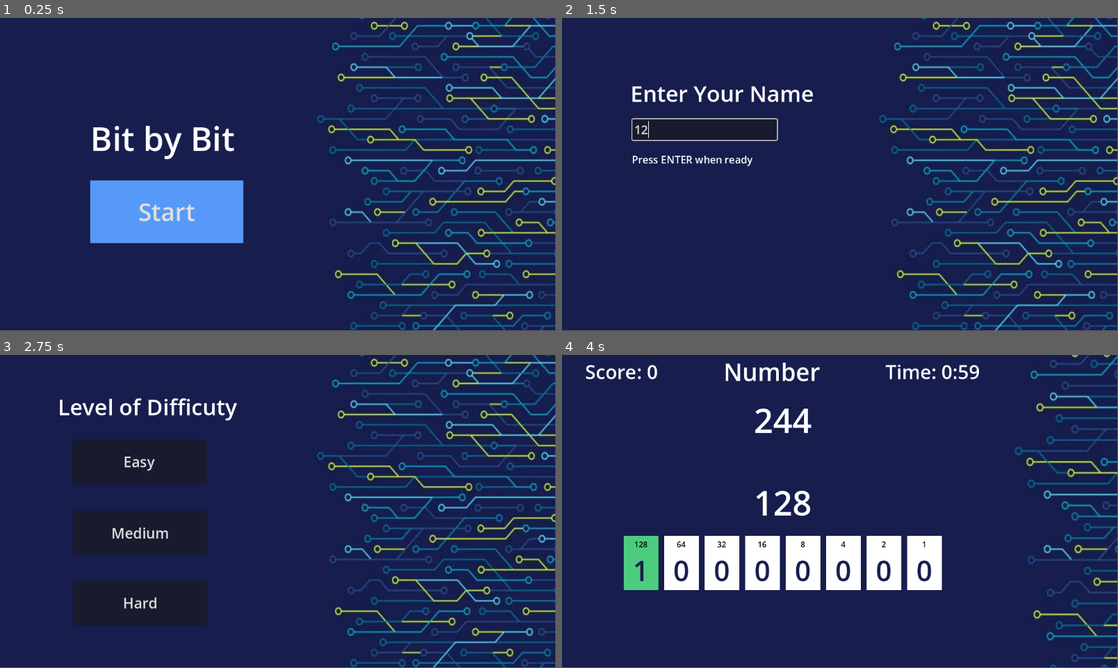
Above: before the commit, frames 1-4 (two rows, left to right).
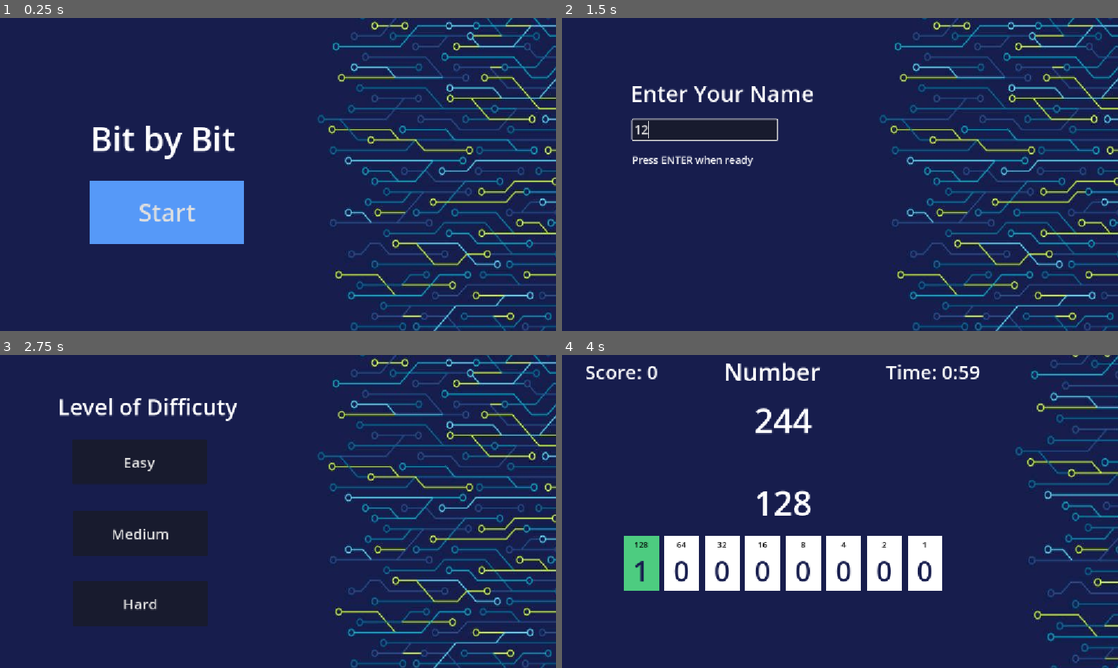
Above: after the commit, the same moments.

Repository: syddddddd/COMP4900_Project2
Game: Godot game, scene res://HomePage.tscn
Two runs of this game, one before a commit and one after it. Both use one fixed random seed, a clock stepped at 60 frames per second and the inputs below.
Inputs (mouse positions are in pixels of both pictures, inside the frame that each line leads up to):
- Up to frame 1 (0.25 s): no input
- Up to frame 2 (1.5 s): click "Start" at 0.5 s; click (706, 130) at 1.27 s; type "12" at 1.35 s
- Up to frame 3 (2.75 s): tap Enter (ui_accept) at 2, 2.27 s; move the mouse to (400, 495) at 2.02 s; click (400, 495) at 2.17 s
- Up to frame 4 (4 s): click "Easy" at 2.75 s; tap Space at 3.5 s; move the mouse to (639, 561) at 3.52 s; click (639, 561) at 3.67 s; tap Enter (ui_accept) at 3.77 s
In our replay, the window is 799x449 before the commit and 800x450 after it. These sizes can differ from the game's own. Grey fills any space a smaller window leaves; there, only what the larger window draws over its background counts as a difference.

The runs differ from the first frame. In frame 1, 5.6% of the frame differs, in the area x 16-100%, y 0-100%; in frame 2, 5.8%, in the area x 12-100%, y 0-100%; in frame 3, 5.8%; in frame 4, 3.4%.

Commit message:
Update display window

Diff:
--- a/project-2-comp-49000/project.godot
+++ b/project-2-comp-49000/project.godot
@@ -18,3 +18,10 @@
 [autoload]
 
 Global="*res://global.gd"
+
+[display]
+
+window/size/mode=3
+window/size/initial_position_type=0
+window/stretch/mode="canvas_items"
+window/stretch/aspect="expand"
